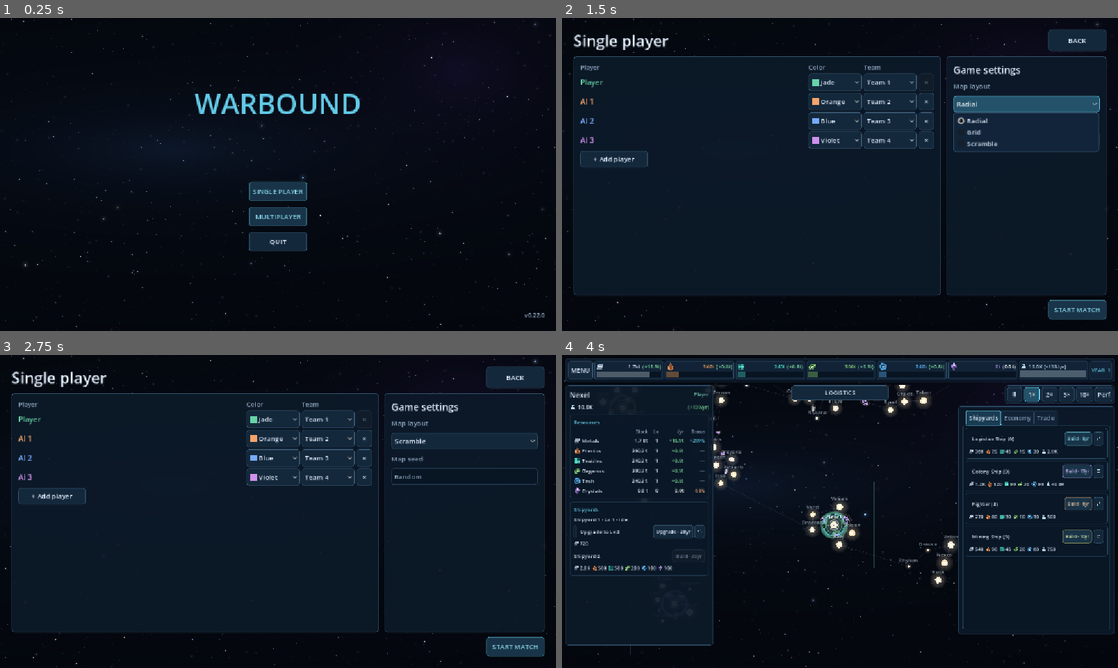
Above: before the commit, frames 1-4 (two rows, left to right).
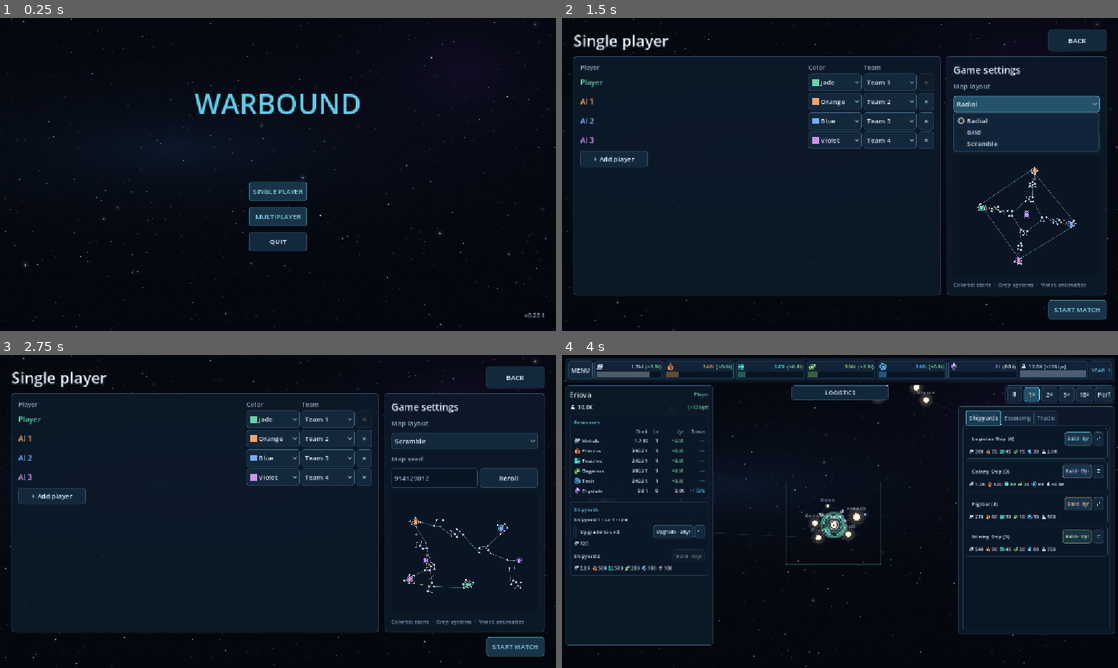
Above: after the commit, the same moments.

Repository: Allumnium/krangblade
Game: Godot game, scene res://scenes/main.tscn
The game is run twice, just before and just after one commit, with the same random seed, the same clock (stepped at 60 frames per second) and the same inputs.
Inputs (mouse positions are in pixels of both pictures, inside the frame that each line leads up to):
- Up to frame 1 (0.25 s): no input
- Up to frame 2 (1.5 s): click "SINGLE PLAYER" at 0.5 s; click "Radial" at 1.25 s
- Up to frame 3 (2.75 s): click (505, 477) at 2 s, where only the run after the commit has a clickable "Reroll"
- Up to frame 4 (4 s): click "Scramble" at 2.75 s; click "START MATCH" at 3.5 s

The runs differ from the first frame. In frame 1, less than 0.1% of the frame differs, in the area x 97-98%, y 94-96%; in frame 2, 0.5%; in frame 3, 0.8%; in frame 4, 2.6%, in the area x 1-72%, y 3-96%.

Commit message:
v0.22.1: Connect radial web rings and preview the actual lobby map

Diff:
--- a/project.godot
+++ b/project.godot
@@ -3,7 +3,7 @@
 
 [application]
 config/name="Warbound"
-config/version="0.22.0"
+config/version="0.22.1"
 run/main_scene="res://scenes/main.tscn"
 config/features=PackedStringArray("4.7", "GL Compatibility")
 config/description="A multiplayer territory-control RTS prototype."
--- a/scripts/game_session.gd
+++ b/scripts/game_session.gd
@@ -29,6 +29,7 @@
 var economy: Dictionary = {}
 var is_solo: bool = false
 var map_layout: String = MAP.DEFAULT_LAYOUT
+var lobby_map_seed: int = 0
 var round_id: int = 0
 var loaded: Dictionary = {}
 var load_timer: Timer
@@ -113,6 +114,8 @@
 		return false
 	multiplayer.multiplayer_peer = peer
 	is_solo = false
+	map_layout = MAP.DEFAULT_LAYOUT
+	lobby_map_seed = int(randi())
 	display_name = _sanitize_name(wanted_name)
 	players = {1: {"name": display_name, "team": 1, "ready": true, "color": 1}}
 	history.clear()
@@ -167,6 +170,7 @@
 	owners.clear()
 	economy.clear()
 	map_layout = MAP.DEFAULT_LAYOUT
+	lobby_map_seed = 0
 	round_id = 0
 	_set_phase("offline")
 	roster_changed.emit()
@@ -247,14 +251,15 @@
 func _send_roster() -> void:
 	if not multiplayer.is_server():
 		return
-	_rpc_roster.rpc(players.duplicate(true), map_layout)
+	_rpc_roster.rpc(players.duplicate(true), map_layout, lobby_map_seed)
 	roster_changed.emit()
 
 @rpc("authority", "call_remote", "reliable")
-func _rpc_roster(snapshot: Dictionary, layout: String) -> void:
+func _rpc_roster(snapshot: Dictionary, layout: String, seed_value: int) -> void:
 	if phase == "offline" or not MAP.valid_layout(layout):
 		return
 	map_layout = layout
+	lobby_map_seed = seed_value
 	players = snapshot.duplicate(true)
 	if phase == "connecting":
 		_set_phase("lobby")
@@ -268,6 +273,17 @@
 	RULES.reset_guest_ready(players)
 	_send_roster()
 	_status("Map layout changed; guests must ready up again.")
+
+func reroll_lobby_map() -> void:
+	if phase != "lobby" or not multiplayer.is_server():
+		return
+	var new_seed: int = int(randi())
+	if new_seed == lobby_map_seed:
+		new_seed += 1
+	lobby_map_seed = new_seed
+	RULES.reset_guest_ready(players)
+	_send_roster()
+	_status("Map rerolled; guests must ready up again.")
 
 func toggle_ready() -> void:
 	if phase != "lobby" or multiplayer.is_server():
@@ -477,7 +493,7 @@
 		return
 	load_timer.stop()
 	var snapshot: Dictionary = players.duplicate(true)
-	var map_seed: int = int(randi())
+	var map_seed: int = lobby_map_seed
 	_rpc_begin.rpc(round_id, snapshot, map_seed, map_layout)
 	_activate_match(snapshot, map_seed)
 
@@ -491,6 +507,7 @@
 	_activate_match(snapshot, map_seed)
 
 func _activate_match(snapshot: Dictionary, map_seed: int) -> void:
+	lobby_map_seed = map_seed
 	players = snapshot.duplicate(true)
 	snapshot_elapsed = 0.0
 	snapshot_revision = 0
--- a/scripts/main.gd
+++ b/scripts/main.gd
@@ -28,6 +28,11 @@
 var solo_seed_edit: LineEdit
 var solo_layout_picker: OptionButton
 var lobby_layout_picker: OptionButton
+var solo_preview: Control
+var lobby_preview: Control
+var lobby_seed_label: Label
+var lobby_reroll: Button
+var solo_random_seed: int = 0
 
 func _ready() -> void:
 	theme = HUD.create()
@@ -136,6 +141,8 @@
 
 func _show_solo_setup() -> void:
 	screen = "solo_setup"
+	solo_preview = null
+	solo_random_seed = int(randi())
 	solo_players.clear()
 	for id in range(1, 5):
 		solo_players[id] = {"team": id, "color": id}
@@ -172,9 +179,17 @@
 	settings.add_child(solo_layout_picker)
 	settings.add_child(_text("Map seed", 14, MUTED))
 	solo_seed_edit = LineEdit.new()
-	solo_seed_edit.placeholder_text = "Random"
-	solo_seed_edit.tooltip_text = "Leave blank for a random galaxy, or enter an integer seed."
-	settings.add_child(solo_seed_edit)
+	solo_seed_edit.placeholder_text = str(solo_random_seed)
+	solo_seed_edit.tooltip_text = "Enter an integer seed, or leave blank to use the displayed random seed."
+	var seed_row := HBoxContainer.new()
+	settings.add_child(seed_row)
+	solo_seed_edit.size_flags_horizontal = Control.SIZE_EXPAND_FILL
+	seed_row.add_child(solo_seed_edit)
+	seed_row.add_child(_button("Reroll", _reroll_solo_map))
+	solo_preview = _new_map_preview(settings)
+	solo_layout_picker.item_selected.connect(func(_index: int) -> void: _refresh_solo_preview())
+	solo_seed_edit.text_changed.connect(func(_value: String) -> void: _refresh_solo_preview())
+	_refresh_solo_preview()
 	var footer := HBoxContainer.new()
 	col.add_child(footer)
 	solo_start_button = _button("START MATCH", _start_solo_from_setup)
@@ -226,6 +241,7 @@
 	solo_add_button.custom_minimum_size = Vector2(140, 32)
 	solo_add_button.disabled = solo_players.size() >= RULES.MAX_PLAYERS
 	add_row.add_child(solo_add_button)
+	_refresh_solo_preview()
 
 func _solo_color_selected(index: int, id: int) -> void:
 	if solo_players.has(id) and RULES.color_available(solo_players, id, index + 1):
@@ -281,7 +297,7 @@
 	if not seed_text.is_empty() and not seed_text.is_valid_int():
 		solo_seed_edit.grab_focus()
 		return
-	var map_seed: int = int(randi()) if seed_text.is_empty() else seed_text.to_int()
+	var map_seed: int = solo_random_seed if seed_text.is_empty() else seed_text.to_int()
 	network.call("start_solo", int(solo_players[1]["team"]), opponents, colors, map_seed, MAP.LAYOUTS[solo_layout_picker.selected])
 
 func _show_multiplayer() -> void:
@@ -372,6 +388,14 @@
 	lobby_layout_picker.size_flags_horizontal = Control.SIZE_EXPAND_FILL
 	layout_row.add_child(lobby_layout_picker)
 	lobby_layout_picker.item_selected.connect(func(index: int) -> void: network.call("choose_map_layout", MAP.LAYOUTS[index]))
+	var seed_row := HBoxContainer.new()
+	left_col.add_child(seed_row)
+	lobby_seed_label = _text("", 12, MUTED)
+	lobby_seed_label.size_flags_horizontal = Control.SIZE_EXPAND_FILL
+	seed_row.add_child(lobby_seed_label)
+	lobby_reroll = _button("Reroll", func() -> void: network.call("reroll_lobby_map"))
+	seed_row.add_child(lobby_reroll)
+	lobby_preview = _new_map_preview(left_col)
 	var buttons := HBoxContainer.new()
 	left_col.add_child(buttons)
 	ready_button = _button("READY", _toggle_ready)
@@ -411,12 +435,84 @@
 	elif screen == "multiplayer" and is_instance_valid(multiplayer_status_label):
 		multiplayer_status_label.text = str(network.get("status"))
 
+func _reroll_solo_map() -> void:
+	solo_random_seed = int(randi())
+	solo_seed_edit.text = ""
+	solo_seed_edit.placeholder_text = str(solo_random_seed)
+	_refresh_solo_preview()
+
+func _refresh_solo_preview() -> void:
+	if not is_instance_valid(solo_preview) or not is_instance_valid(solo_seed_edit):
+		return
+	var value: String = solo_seed_edit.text.strip_edges()
+	if not value.is_empty() and not value.is_valid_int():
+		solo_preview.set_meta("map", {})
+		solo_preview.set_meta("signature", [])
+		solo_preview.queue_redraw()
+		return
+	var seed_value: int = solo_random_seed if value.is_empty() else value.to_int()
+	_update_map_preview(solo_preview, solo_players, seed_value, MAP.LAYOUTS[solo_layout_picker.selected])
+
+func _new_map_preview(parent: Container) -> Control:
+	var preview := Control.new()
+	preview.custom_minimum_size = Vector2(200, 230)
+	preview.size_flags_vertical = Control.SIZE_EXPAND_FILL
+	preview.mouse_filter = Control.MOUSE_FILTER_IGNORE
+	parent.add_child(preview)
+	preview.draw.connect(_draw_map_preview.bind(preview))
+	preview.resized.connect(preview.queue_redraw)
+	var legend := _text("Colored: starts  ·  Grey: systems  ·  Violet: antimatter", 11, MUTED)
+	legend.autowrap_mode = TextServer.AUTOWRAP_WORD_SMART
+	parent.add_child(legend)
+	return preview
+
+func _update_map_preview(preview: Control, entries: Dictionary, seed_value: int, layout: String) -> void:
+	if entries.is_empty():
+		return
+	var signature: Array = [seed_value, entries.size(), layout]
+	if preview.get_meta("signature", []) != signature:
+		preview.set_meta("map", MAP.generate(seed_value, entries.size(), layout))
+		preview.set_meta("signature", signature)
+	var colors: Array[Color] = []
+	for id in RULES.ordered_peers(entries):
+		colors.append(RULES.EMPIRE_COLORS[int(entries[id]["color"])])
+	preview.set_meta("colors", colors)
+	preview.queue_redraw()
+
+func _draw_map_preview(preview: Control) -> void:
+	preview.draw_rect(Rect2(Vector2.ZERO, preview.size), Color("#091522"))
+	var graph: Dictionary = preview.get_meta("map", {})
+	if graph.is_empty():
+		return
+	var points: Array = graph["points"]
+	var bounds: Vector2 = graph["size"]
+	var available: Vector2 = (preview.size - Vector2(24, 24)).max(Vector2.ONE)
+	var scale_factor: float = minf(available.x / bounds.x, available.y / bounds.y)
+	var offset: Vector2 = (preview.size - bounds * scale_factor) * 0.5
+	var colors: Array = preview.get_meta("colors", [])
+	for edge in graph["edges"]:
+		preview.draw_line(offset + points[edge[0]] * scale_factor, offset + points[edge[1]] * scale_factor, Color("#526982"), 1.0, true)
+	for asteroid in graph["fields"]:
+		var center: Vector2 = offset + asteroid["position"] * scale_factor
+		var special: bool = bool(asteroid.get("antimatter", false))
+		var radius: float = maxf(3.0 if special else 1.5, float(asteroid["radius"]) * scale_factor)
+		var tint: Color = Color("#c295ff") if special else Color("#7e6951")
+		preview.draw_circle(center, radius, tint)
+		if special:
+			preview.draw_arc(center, radius + 2.0, 0.0, TAU, 24, tint, 1.0, true)
+	for index in range(points.size()):
+		var position: Vector2 = offset + points[index] * scale_factor
+		var home: bool = index < colors.size()
+		preview.draw_circle(position, 4.0 if home else 2.0, colors[index] if home else Color("#b0c1d2"))
+		if home:
+			preview.draw_arc(position, 6.0, 0.0, TAU, 20, colors[index], 1.0, true)
+
 func _map_layout_picker() -> OptionButton:
 	var picker := OptionButton.new()
 	for layout in MAP.LAYOUTS:
 		picker.add_item(layout)
 	picker.select(0)
-	picker.tooltip_text = "Radial: outer starts, central antimatter. Grid: lattice clusters. Scramble: irregular clusters. All layouts keep antimatter away from starting systems."
+	picker.tooltip_text = "Radial: connected outer and inner rings, inward spokes, central antimatter. Grid: lattice clusters. Scramble: irregular clusters. All layouts keep antimatter away from starting systems."
 	return picker
 
 func _refresh_roster() -> void:
@@ -431,6 +527,12 @@
 	if is_instance_valid(lobby_layout_picker):
 		lobby_layout_picker.select(maxi(0, MAP.LAYOUTS.find(str(network.get("map_layout")))))
 		lobby_layout_picker.disabled = not is_lobby or not is_host
+	if is_instance_valid(lobby_preview):
+		var seed_value: int = int(network.get("lobby_map_seed"))
+		lobby_seed_label.text = "Seed: %d" % seed_value
+		lobby_reroll.visible = is_host
+		lobby_reroll.disabled = not is_lobby
+		_update_map_preview(lobby_preview, roster_data, seed_value, str(network.get("map_layout")))
 	# The header button is a descendant of the lobby's content panel.
 	var add_ai_buttons: Array = find_children("AddLobbyAI", "Button", true, false)
 	if not add_ai_buttons.is_empty():
--- a/scripts/planet_map.gd
+++ b/scripts/planet_map.gd
@@ -16,13 +16,17 @@
 static func valid_layout(layout: String) -> bool:
 	return LAYOUTS.has(layout)
 
+static func cluster_count_for(player_count: int, layout: String) -> int:
+	return maxi(3, player_count) * 3 if layout == "Radial" else player_count * 3
+
 static func generate(seed_value: int, player_count: int = 3, layout: String = DEFAULT_LAYOUT) -> Dictionary:
 	if not valid_layout(layout):
 		layout = DEFAULT_LAYOUT
 	var rng := RandomNumberGenerator.new()
 	rng.seed = seed_value
 	player_count = clampi(player_count, 1, 8)
-	var cluster_count: int = player_count * 3
+	var radial_sectors: int = maxi(3, player_count)
+	var cluster_count: int = cluster_count_for(player_count, layout)
 	var columns: int = ceili(sqrt(float(cluster_count)))
 	var rows: int = ceili(float(cluster_count) / columns)
 	var bounds := Vector2(columns * 1250.0, rows * 1050.0)
@@ -48,25 +52,19 @@
 	var layout_rng := RandomNumberGenerator.new()
 	layout_rng.seed = seed_value + 49717
 	if layout == "Radial":
-		var inner_count: int = player_count - 1
-		var inner_radius: float = 1250.0 if inner_count <= 2 else maxf(1250.0, 1250.0 / (2.0 * sin(PI / float(inner_count))))
-		var middle_radius: float = inner_radius + 1250.0
-		var outer_radius: float = middle_radius + 1250.0
-		if player_count == 1:
-			middle_radius = 1250.0
-			outer_radius = 2500.0
+		# Three concentric rows: outer and inner cycles, with middle
+		# clusters forming spokes. Leave the actual center unoccupied.
+		var inner_radius: float = maxf(1250.0, 1250.0 / (2.0 * sin(PI / float(radial_sectors))))
+		var middle_radius: float = inner_radius + 1100.0
+		var outer_radius: float = middle_radius + 1100.0
 		bounds = Vector2.ONE * (outer_radius + 650.0) * 2.0
 		var center: Vector2 = bounds * 0.5
 		var rotation: float = layout_rng.randf_range(0.0, TAU)
 		centers.clear()
-		for ring in range(2):
-			for i in range(player_count):
-				var angle: float = rotation + TAU * float(i) / player_count
-				centers.append(center + Vector2.from_angle(angle) * (outer_radius if ring == 0 else middle_radius))
-		centers.append(center)
-		for i in range(inner_count):
-			var angle: float = rotation + TAU * (float(i) + 0.5) / maxf(1.0, float(inner_count))
-			centers.append(center + Vector2.from_angle(angle) * inner_radius)
+		for radius in [outer_radius, middle_radius, inner_radius]:
+			for sector in range(radial_sectors):
+				var angle: float = rotation + TAU * float(sector) / radial_sectors
+				centers.append(center + Vector2.from_angle(angle) * float(radius))
 	elif layout == "Scramble":
 		var scattered_bounds := Vector2(columns * 1750.0, rows * 1600.0)
 		var scattered: Array[Vector2] = []
@@ -133,6 +131,8 @@
 			groups[group].append(points.size() - 1)
 	var count: int = points.size()
 	var max_junctions: int = maxi(1, floori(float(count) * 0.18))
+	if layout == "Radial":
+		max_junctions = maxi(max_junctions, radial_sectors * 2)
 	var edges: Array = []
 	var degrees: Array[int] = []
 	degrees.resize(count)
@@ -145,38 +145,60 @@
 		var connected: Array = [group[0]]
 		var local_junctions: int = 0
 		while connected.size() < group.size():
-			var pair: Array = _closest_pair(points, connected, group, connected, degrees, mini(1 - local_junctions, max_junctions - junctions))
+			var local_budget: int = 0 if layout == "Radial" else 1 - local_junctions
+			var pair: Array = _closest_pair(points, connected, group, connected, degrees, mini(local_budget, max_junctions - junctions))
 			var added: int = _new_junctions(pair, degrees)
 			local_junctions += added
 			junctions += added
 			_add_edge(edges, degrees, pair)
 			connected.append(pair[1] if connected.has(pair[0]) else pair[0])
-	var joined: Array = [0]
-	while joined.size() < cluster_count:
-		var best_edge: Array = []
-		var next_group: int = -1
-		var best_score: float = INF
-		for pass_index in range(2):
-			for i in joined:
-				for j in range(cluster_count):
-					if joined.has(j):
-						continue
-					if pass_index == 0 and layout == "Radial":
-						if (i < player_count and j != i + player_count) or (j < player_count and i != j + player_count):
+	if layout == "Radial":
+		var bridges: Array = []
+		# Both rings are real closed travel cycles, with one independent
+		# spoke per sector. No connection crosses the central deposit.
+		for sector in range(radial_sectors):
+			bridges.append([sector, sector + radial_sectors])
+			bridges.append([sector + radial_sectors, sector + 2 * radial_sectors])
+		for ring in [0, 2]:
+			for sector in range(radial_sectors):
+				bridges.append([ring * radial_sectors + sector, ring * radial_sectors + (sector + 1) % radial_sectors])
+		for bridge in bridges:
+			# Prefer unused path endpoints, then spend at most one junction
+			# on each ring cluster's third bridge.
+			var pair: Array = _closest_pair(points, groups[bridge[0]], groups[bridge[1]], [], degrees, 0)
+			if pair.is_empty():
+				pair = _closest_pair(points, groups[bridge[0]], groups[bridge[1]], [], degrees, mini(1, max_junctions - junctions))
+			if pair.is_empty():
+				pair = _closest_pair(points, groups[bridge[0]], groups[bridge[1]], [], degrees, max_junctions - junctions)
+			junctions += _new_junctions(pair, degrees)
+			_add_edge(edges, degrees, pair)
+	else:
+		var joined: Array = [0]
+		while joined.size() < cluster_count:
+			var best_edge: Array = []
+			var next_group: int = -1
+			var best_score: float = INF
+			for pass_index in range(2):
+				for i in joined:
+					for j in range(cluster_count):
+						if joined.has(j):
 							continue
-					var pair: Array = _closest_pair(points, groups[i], groups[j], [], degrees, max_junctions - junctions)
-					if pair.is_empty():
-						continue
-					var score: float = _edge_score(points, pair, degrees)
-					if score < best_score:
-						best_score = score
-						best_edge = pair
-						next_group = j
-			if not best_edge.is_empty():
-				break
-		junctions += _new_junctions(best_edge, degrees)
-		_add_edge(edges, degrees, best_edge)
-		joined.append(next_group)
+						if pass_index == 0 and layout == "Radial":
+							if (i < player_count and j != i + player_count) or (j < player_count and i != j + player_count):
+								continue
+						var pair: Array = _closest_pair(points, groups[i], groups[j], [], degrees, max_junctions - junctions)
+						if pair.is_empty():
+							continue
+						var score: float = _edge_score(points, pair, degrees)
+						if score < best_score:
+							best_score = score
+							best_edge = pair
+							next_group = j
+				if not best_edge.is_empty():
+					break
+			junctions += _new_junctions(best_edge, degrees)
+			_add_edge(edges, degrees, best_edge)
+			joined.append(next_group)
 	# Protect the connected backbone. Fields occupy potential shortcuts, so
 	# ordinary routes never cross a field and the galaxy remains connected.
 	var candidates: Array = []
@@ -187,16 +209,19 @@
 			if distance <= limit and not edges.has([i, j]):
 				candidates.append([i, j])
 	# Reserve remote special deposits before ordinary fields occupy their space.
-	# Use the central neutral cluster in Radial, and seeded shuffled neutral
+	# Use the empty central region in Radial, and seeded shuffled neutral
 	# sites in Grid/Scramble. Every special field must clear every home.
 	var special_sites: Array[Vector2] = []
-	for group in range(player_count, cluster_count):
-		if layout == "Radial" and group != player_count * 2:
-			continue
+	var galaxy_center: Vector2 = bounds * 0.5
+	if layout == "Radial":
 		for y in range(-5, 6):
 			for x in range(-5, 6):
-				special_sites.append(centers[group] + Vector2(x * 80.0, y * 80.0))
-	var galaxy_center: Vector2 = bounds * 0.5
+				special_sites.append(galaxy_center + Vector2(x * 80.0, y * 80.0))
+	else:
+		for group in range(player_count, cluster_count):
+			for y in range(-5, 6):
+				for x in range(-5, 6):
+					special_sites.append(centers[group] + Vector2(x * 80.0, y * 80.0))
 	if layout == "Radial":
 		special_sites.sort_custom(func(a: Vector2, b: Vector2) -> bool: return a.distance_squared_to(galaxy_center) < b.distance_squared_to(galaxy_center))
 	else:
--- a/tests/economy_rules_test.gd
+++ b/tests/economy_rules_test.gd
@@ -1788,6 +1788,21 @@
 				var galaxy: Dictionary = MAP.generate(seed_value, player_count, layout)
 				assert(galaxy == MAP.generate(seed_value, player_count, layout))
 				assert(galaxy["layout"] == layout)
+				assert(galaxy["cluster_sizes"].size() == MAP.cluster_count_for(player_count, layout))
+				if layout == "Radial":
+					var sectors: int = maxi(3, player_count)
+					var bridges: Dictionary = {}
+					for edge in galaxy["edges"]:
+						var a: int = int(galaxy["clusters"][edge[0]])
+						var b: int = int(galaxy["clusters"][edge[1]])
+						if a != b:
+							bridges[Vector2i(mini(a, b), maxi(a, b))] = true
+					for sector in range(sectors):
+						var next: int = (sector + 1) % sectors
+						assert(bridges.has(Vector2i(mini(sector, next), maxi(sector, next))))
+						assert(bridges.has(Vector2i(2 * sectors + mini(sector, next), 2 * sectors + maxi(sector, next))))
+						assert(bridges.has(Vector2i(sector, sector + sectors)))
+						assert(bridges.has(Vector2i(sector + sectors, sector + 2 * sectors)))
 				var points: Array = galaxy["points"]
 				var degrees: Array[int] = []
 				degrees.resize(points.size())
--- a/tests/network_smoke.gd
+++ b/tests/network_smoke.gd
@@ -25,6 +25,7 @@
 const TEST_SPEEDS: Array[int] = [0, 2, 5, 10, 1]
 const ECON = preload("res://scripts/economy_rules.gd")
 var saw_loading: bool = false
+var preview_seed: int = 0
 var mode: String = "normal"
 const MAP = preload("res://scripts/planet_map.gd")
 
@@ -66,6 +67,7 @@
 	if role == "host":
 		if not color_requested:
 			color_requested = true
+			session.call("reroll_lobby_map")
 			session.call("choose_map_layout", _expected_layout())
 			session.call("choose_map_layout", "invalid")
 			session.call("choose_color", 1, 8)
@@ -81,6 +83,11 @@
 			if str(session.get("map_layout")) != _expected_layout():
 				_fail("Host map layout did not replicate to lobby guest.")
 				return
+			var seed_before: int = int(session.get("lobby_map_seed"))
+			session.call("reroll_lobby_map")
+			if int(session.get("lobby_map_seed")) != seed_before:
+				_fail("Guest was able to reroll the map.")
+				return
 			session.call("choose_map_layout", "Radial" if _expected_layout() != "Radial" else "Grid")
 			expected_color = 7 if expected_players == 2 else int(entry["color"])
 			session.call("choose_color", self_id, 8) # occupied by host; must reject
@@ -96,6 +103,7 @@
 		return
 	var phase: String = str(session.get("phase"))
 	if phase == "loading":
+		preview_seed = int(session.get("lobby_map_seed"))
 		saw_loading = true
 		if mode == "drop-loading" and role == "client":
 			session.call_deferred("leave_session")
@@ -123,7 +131,7 @@
 		if str(session.get("map_layout")) != _expected_layout() or state["map"].get("layout") != _expected_layout():
 			_fail("Match map layout did not match host setting.")
 			return
-		if state["map"] != MAP.generate(int(state["map"]["seed"]), expected_players, _expected_layout()):
+		if int(state["map"]["seed"]) != preview_seed or state["map"] != MAP.generate(preview_seed, expected_players, _expected_layout()):
 			_fail("Generated map does not match authoritative seed and layout.")
 			return
 		for owner in roster:
@@ -136,7 +144,7 @@
 			if miners != 3 or fighters != 2:
 				_fail("Starting fleet did not replicate.")
 				return
-		if owners.size() != state["map"]["points"].size() or state["map"]["cluster_sizes"].size() != expected_players * 3:
+		if owners.size() != state["map"]["points"].size() or state["map"]["cluster_sizes"].size() != MAP.cluster_count_for(expected_players, _expected_layout()):
 			_fail("Wrong territory count.")
 			return
 		if mode == "normal":
--- a/tests/solo_smoke.gd
+++ b/tests/solo_smoke.gd
@@ -93,7 +93,12 @@
 		return
 	menu.call("_show_solo_setup")
 	menu.call("_solo_color_selected", 6, 1)
+	var expected_seed: int = int(menu.get("solo_random_seed"))
 	menu.call("_start_solo_from_setup")
+	if int(session.get("economy")["map"]["seed"]) != expected_seed:
+		push_error("Solo start did not retain the preview seed.")
+		quit(1)
+		return
 	if not (session.get("players").size() == 4 and session.get("players")[1]["color"] == 7):
 		push_error("Solo smoke assertion failed at original line " + str(get_stack()[0]["line"]))
 		quit(1)
@@ -162,7 +167,7 @@
 		push_error("Solo smoke assertion failed at original line " + str(get_stack()[0]["line"]))
 		quit(1)
 		return
-	if not (state["map"]["cluster_sizes"].size() == 3):
+	if not (state["map"]["cluster_sizes"].size() == MAP.cluster_count_for(1, MAP.DEFAULT_LAYOUT)):
 		push_error("Solo smoke assertion failed at original line " + str(get_stack()[0]["line"]))
 		quit(1)
 		return
Not shown, changed: AGENTS.md
Not shown, changed: THOUGHTS.md
Not shown, changed: TODO.md
